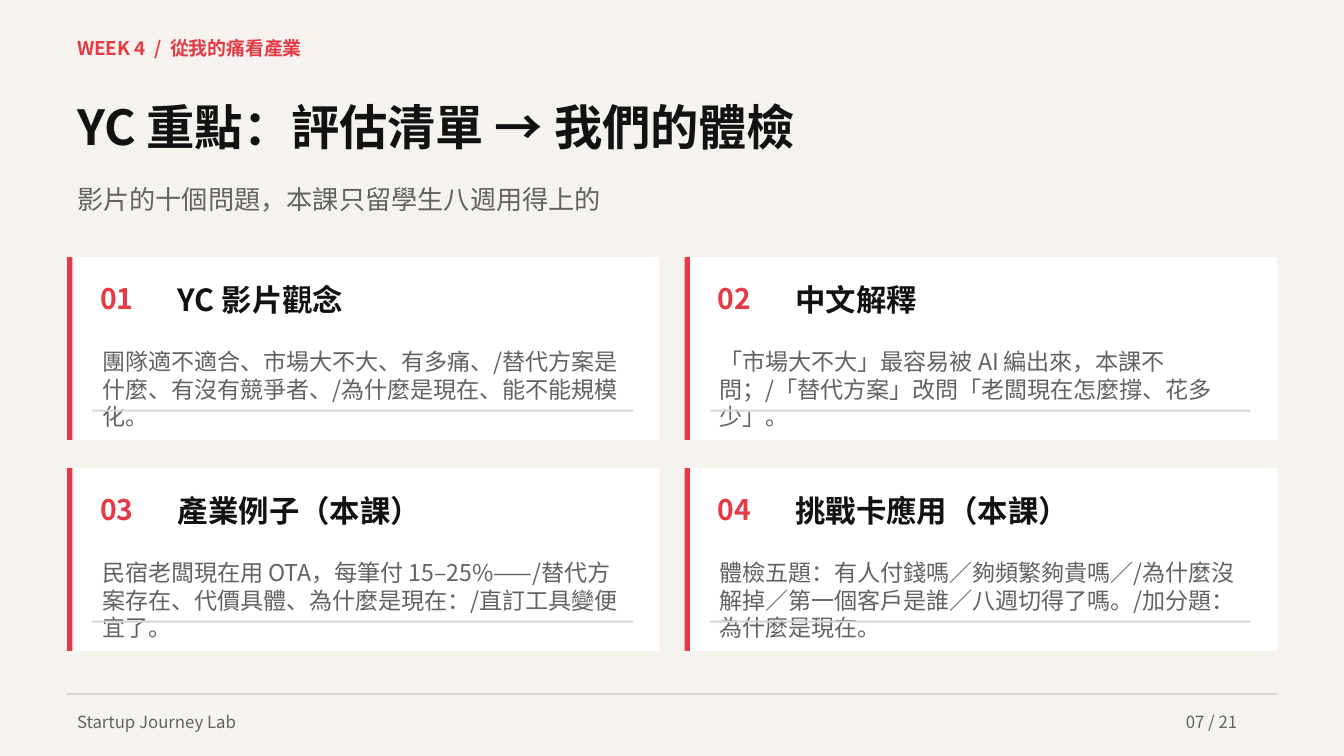
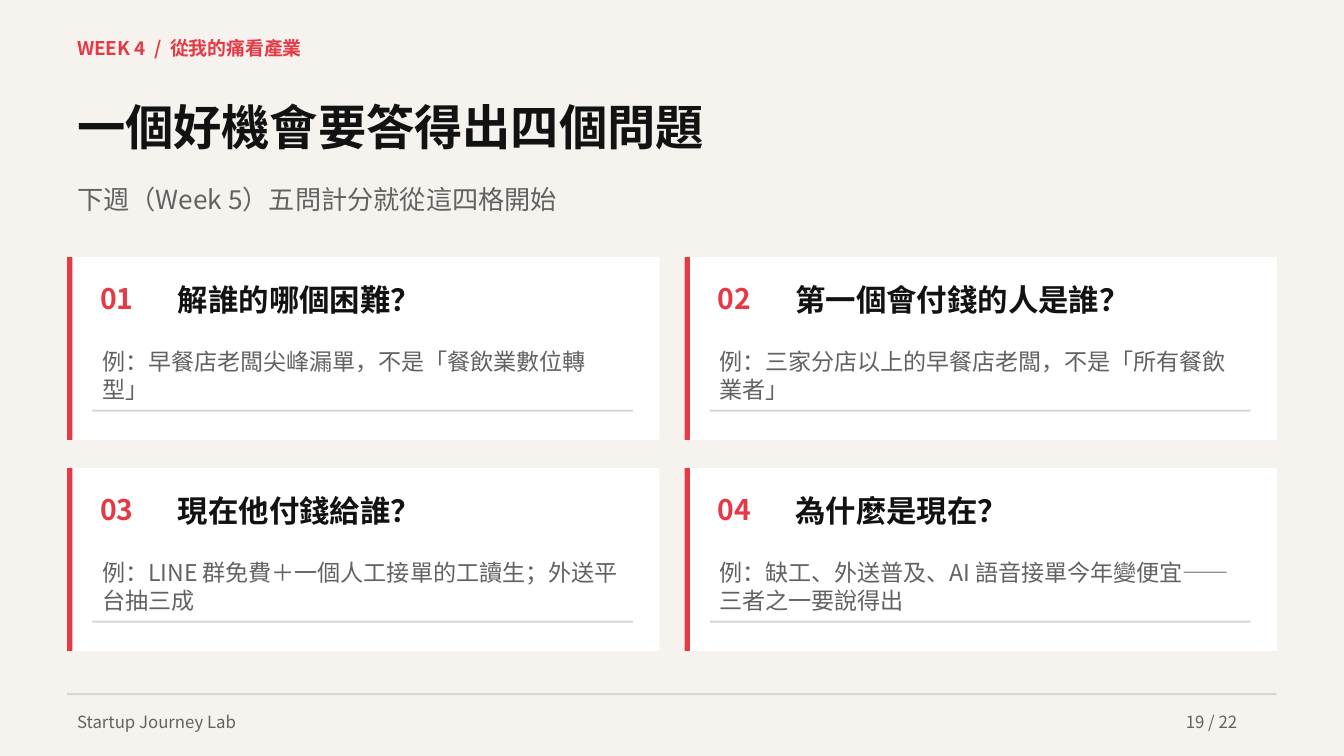
Before and after one commit to hpyuan1220/startup-journey-lab-app, a slide deck: slide 19 of materials/Week4_教學簡報.pptx (slide 7 before the commit). Drawn at 1344x756 pixels with LibreOffice and Linux fonts; fonts in the diff are those of the drawing. Boxes give left, top, right and bottom in pixels: in the first picture for what was removed or moved away, otherwise in the second. Text is boxed around its words. In the diff, an @@ line names an element or a change of style, - is before the commit and + after.

```diff
--- a/materials/Week4_教學簡報.pptx
+++ b/materials/Week4_教學簡報.pptx
@@ text at bbox=[77, 103, 704, 150]: text changed @@
-YC 重點：評估清單 → 我們的體檢
+一個好機會要答得出四個問題
@@ text at bbox=[77, 187, 557, 212]: text changed @@
-影片的十個問題，本課只留學生八週用得上的
+下週（Week 5）五問計分就從這四格開始
@@ text at bbox=[178, 285, 421, 314]: text changed @@
-YC 影片觀念
+解誰的哪個困難？
@@ text at bbox=[795, 285, 1129, 314]: text changed @@
-中文解釋
+第一個會付錢的人是誰？
@@ text at bbox=[102, 350, 585, 400]: text changed @@
-團隊適不適合、市場大不大、有多痛、/替代方案是什麼、有沒有競爭者、/為什麼是現在、能不能規模化。
+例：早餐店老闆尖峰漏單，不是「餐飲業數位轉型」
@@ text at bbox=[720, 350, 1226, 400]: text changed @@
-「市場大不大」最容易被 AI 編出來，本課不問；/「替代方案」改問「老闆現在怎麼撐、花多少」。
+例：三家分店以上的早餐店老闆，不是「所有餐飲業者」
@@ text at bbox=[178, 496, 421, 525]: text changed @@
-產業例子（本課）
+現在他付錢給誰？
@@ text at bbox=[795, 496, 1008, 525]: text changed @@
-挑戰卡應用（本課）
+為什麼是現在？
@@ text at bbox=[102, 561, 617, 611]: text changed @@
-民宿老闆現在用 OTA，每筆付 15–25%——/替代方案存在、代價具體、為什麼是現在：/直訂工具變便宜了。
+例：LINE 群免費＋一個人工接單的工讀生；外送平台抽三成
@@ text at bbox=[720, 561, 1229, 611]: text changed @@
-體檢五題：有人付錢嗎／夠頻繁夠貴嗎／/為什麼沒解掉／第一個客戶是誰／八週切得了嗎。/加分題：為什麼是現在。
+例：缺工、外送普及、AI 語音接單今年變便宜——三者之一要說得出
@@ text at bbox=[1186, 715, 1238, 728]: text changed @@
-07 / 21
+19 / 22
```
Also in this commit, not shown: 14 other slides changed, 7 slides added, 6 slides removed, 4 other files.
